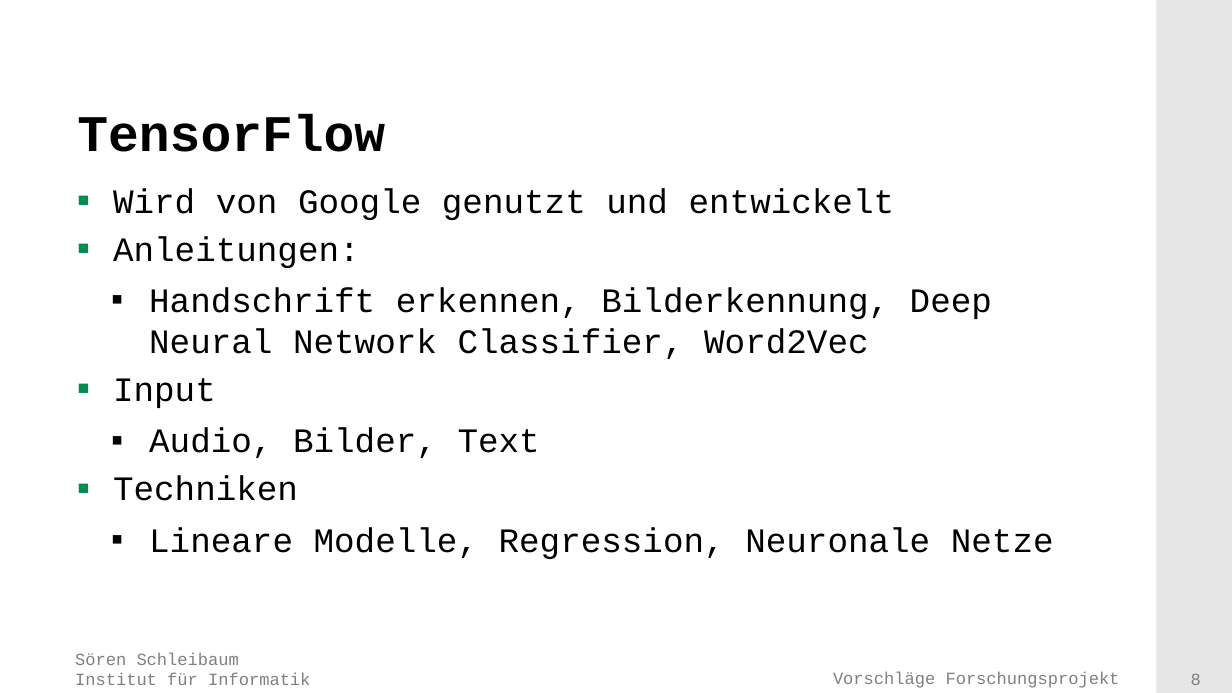
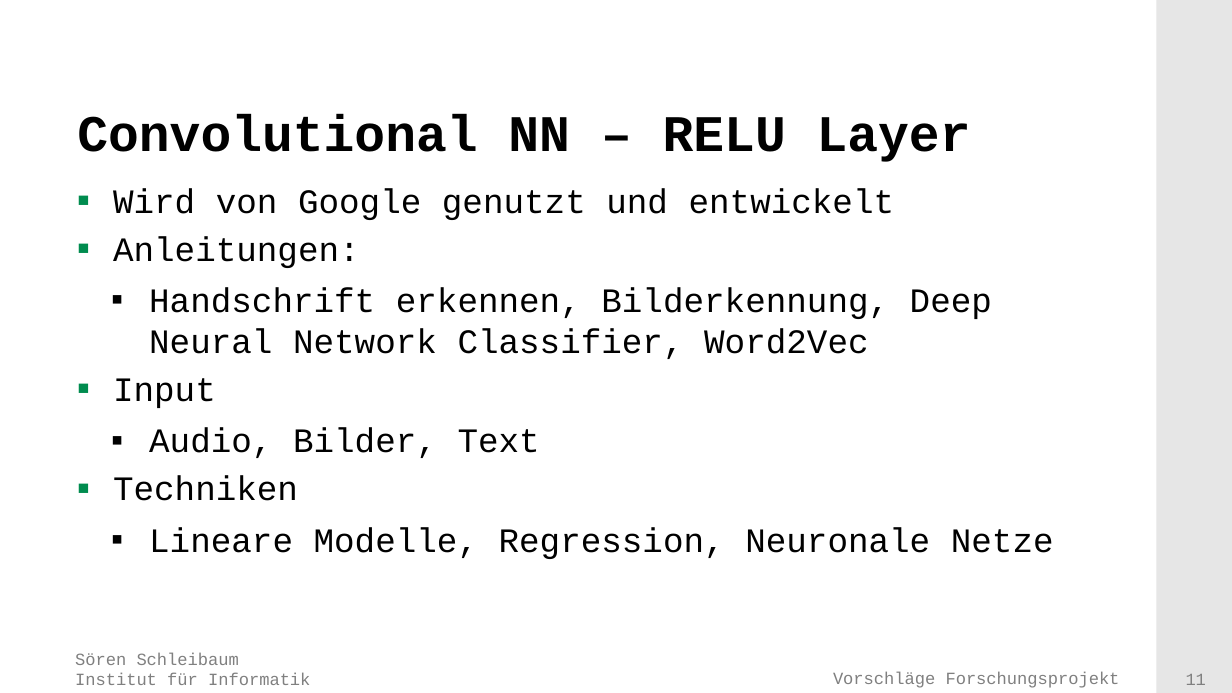
Before and after one commit to adityaraj52/ConvNet, a slide deck: slide 11 of PresentationsAndTalk/Präsentation.pptx (slide 8 before the commit). Drawn at 1232x693 pixels with LibreOffice and Linux fonts; fonts in the diff are those of the drawing; background and template pictures are left out. Boxes give left, top, right and bottom in pixels: in the first picture for what was removed or moved away, otherwise in the second. Text is boxed around its words. In the diff, an @@ line names an element or a change of style, - is before the commit and + after.

```diff
--- a/PresentationsAndTalk/Präsentation.pptx
+++ b/PresentationsAndTalk/Präsentation.pptx
@@ title at (77, 114, 971, 162): text changed @@
-TensorFlow
+Convolutional NN – RELU Layer
@@ page number at (1186, 674, 1206, 685): text changed @@
-8
+11
```
Also in this commit, not shown: 2 other slides changed, 10 slides added, 5 slides removed.
